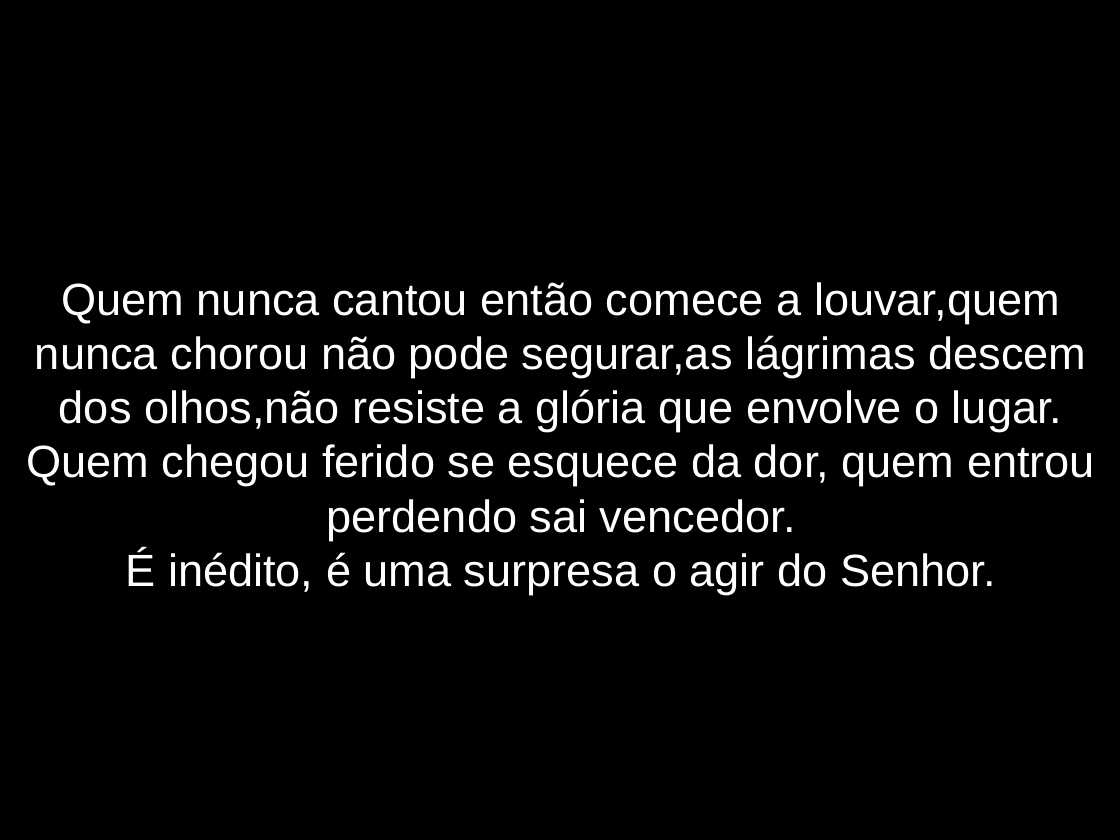
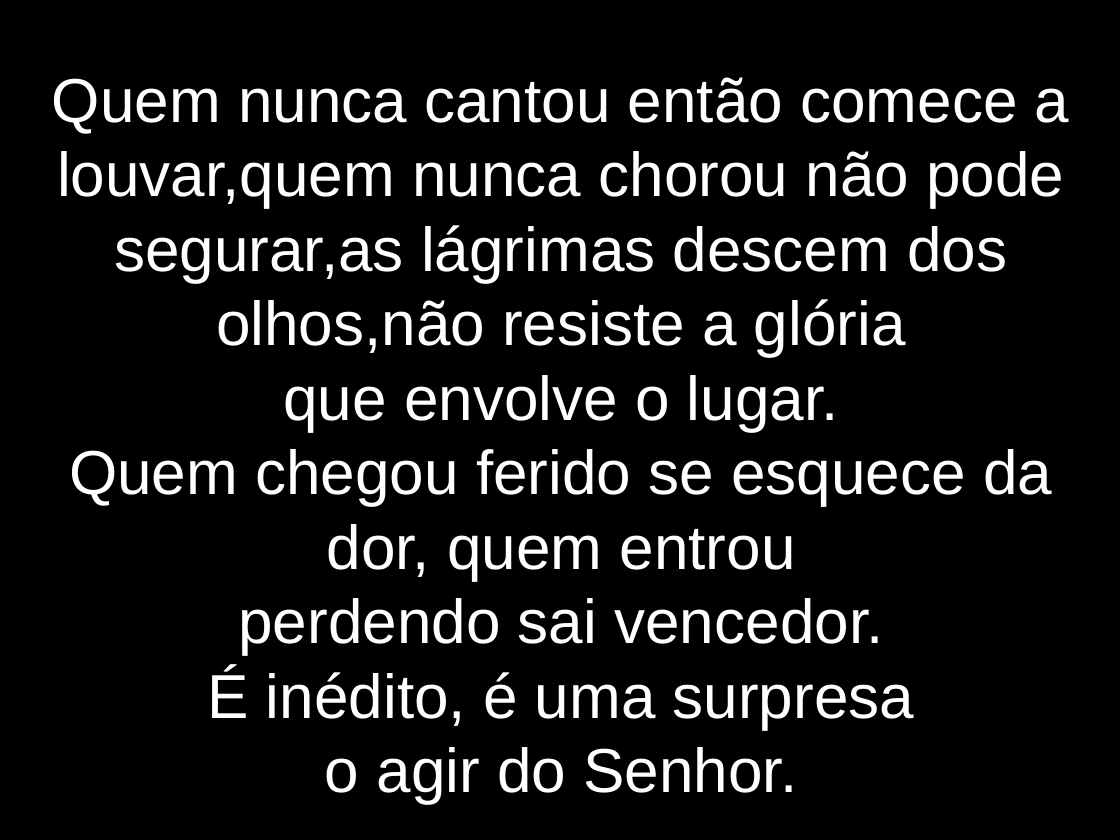
Before and after one commit to lazaroness/ChurchFiles, a slide deck: slide 7 of elshaday/LetrasApresentacao/EInedito.odp. Drawn at 1120x840 pixels with LibreOffice and Linux fonts; fonts in the diff are those of the drawing. Boxes give left, top, right and bottom in pixels: in the first picture for what was removed or moved away, otherwise in the second. Text is boxed around its words. In the diff, an @@ line names an element or a change of style, - is before the commit and + after.

```diff
--- a/elshaday/LetrasApresentacao/EInedito.odp
+++ b/elshaday/LetrasApresentacao/EInedito.odp
@@ subtitle at [52, 77, 1070, 804]: text changed; size 32 to 44 pt @@
-Quem nunca cantou então comece a louvar,quem nunca chorou não pode segurar,as lágrimas descem dos olhos,não resiste a glória que envolve o lugar.
-Quem chegou ferido se esquece da dor, quem entrou perdendo sai vencedor.
-É inédito, é uma surpresa o agir do Senhor.
+Quem nunca cantou então comece a louvar,quem nunca chorou não pode segurar,as lágrimas descem dos olhos,não resiste a glória
+que envolve o lugar.
+Quem chegou ferido se esquece da dor, quem entrou
+perdendo sai vencedor.
+É inédito, é uma surpresa
+o agir do Senhor.
```
Also in this commit, not shown: 10 other slides changed, 1 slide removed.
